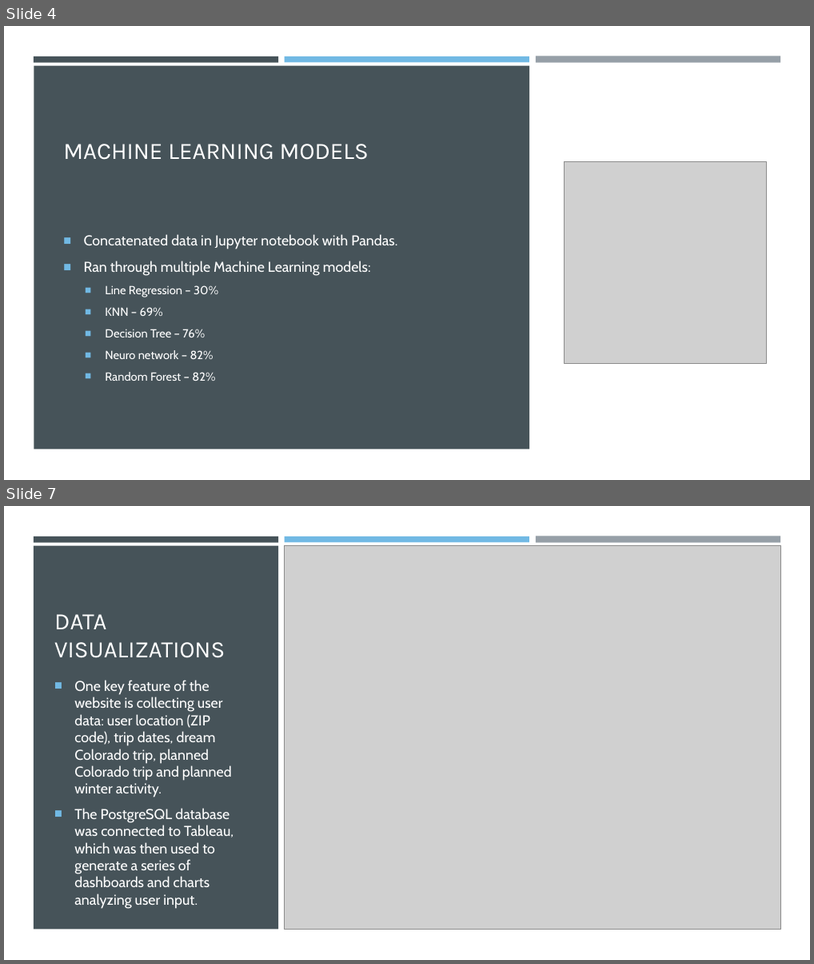
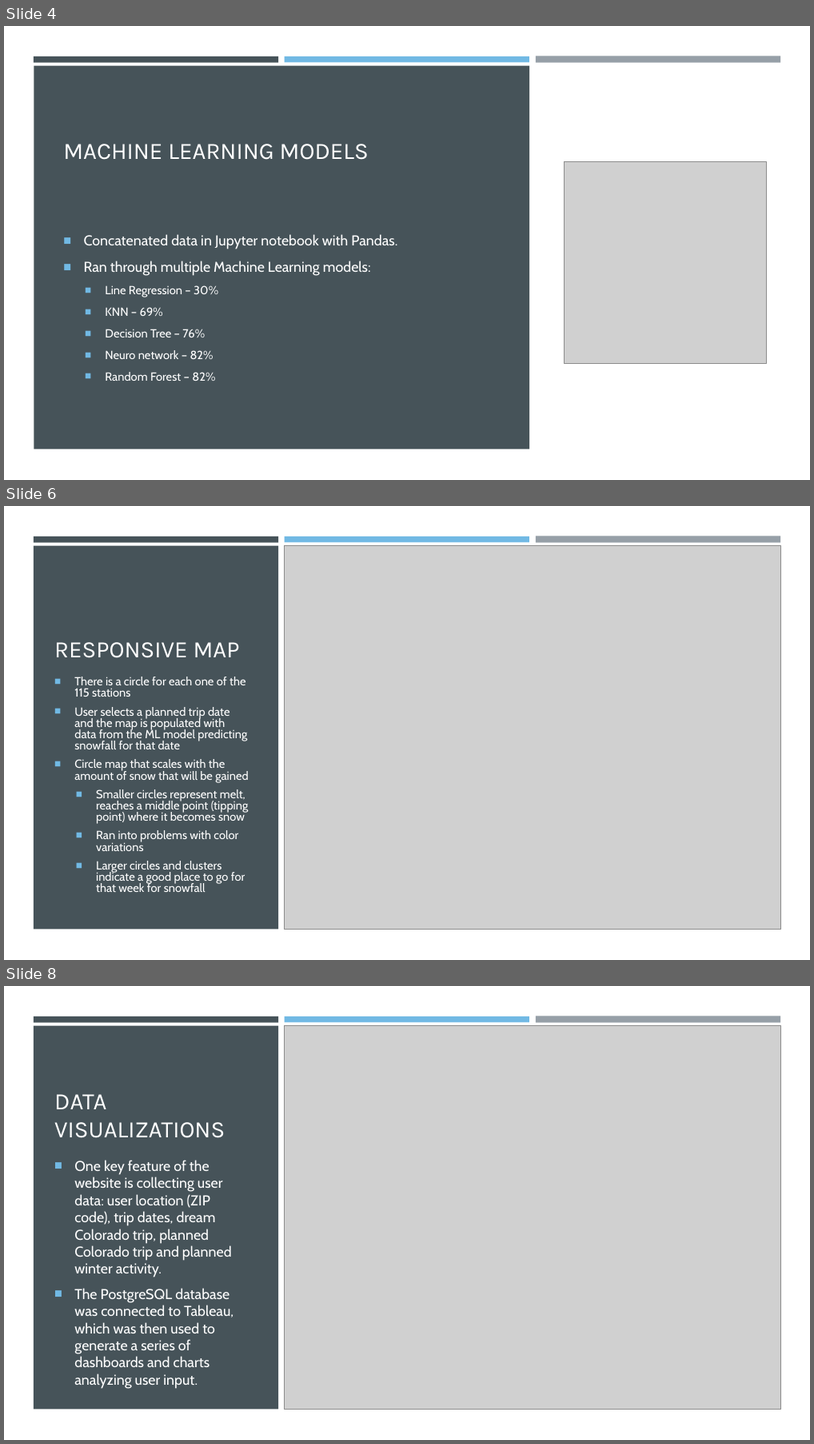
Before and after one commit to MtSopris/Snow_Predictor, a slide deck: POWDERHOUNDS.pptx. Shown one above the other, each under a label of ours: slides 4 and 7 before the commit, slides 4, 6 and 8 after it; the slides between them are not shown. The pictures are 814x964 and 814x1444 pixels, drawn with LibreOffice and Linux fonts; fonts in the diff are those of the drawing; grey boxes stand for pictures. Boxes give left, top, right and bottom in pixels: in the first picture for what was removed or moved away, otherwise in the second. Text is boxed around its words. In the diff, an @@ line names an element or a change of style, - is before the commit and + after.

```diff
--- a/POWDERHOUNDS.pptx
+++ b/POWDERHOUNDS.pptx
@@ slide 6 added at bbox=[4, 506, 810, 960], background #585753 @@
@@ rectangle added at bbox=[4, 506, 810, 960], fill #FFFFFF @@
@@ rectangle added at bbox=[34, 546, 278, 929], fill #465359 @@
@@ rectangle added at bbox=[34, 536, 278, 542], fill #465359 @@
@@ rectangle added at bbox=[285, 536, 530, 542], fill #71B9E4 @@
@@ picture added at bbox=[285, 546, 782, 929] @@
@@ rectangle added at bbox=[536, 536, 781, 543], fill #969FA7 @@
@@ title added at bbox=[54, 642, 240, 658], 28 pt, text #FFFFFF @@
+RESPONSIVE MAP
@@ text added at bbox=[74, 676, 249, 892], 14 pt, text #FFFFFF @@
+■ There is a circle for each one of the 115 stations
+■ User selects a planned trip date and the map is populated with data from the ML model predicting snowfall for that date
+■ Circle map that scales with the amount of snow that will be gained
+  ■ Smaller circles represent melt, reaches a middle point (tipping point) where it becomes snow
+  ■ Ran into problems with color variations
+  ■ Larger circles and clusters indicate a good place to go for that week for snowfall
@@ what was slide 7 is now slide 8 @@
```
Also in this commit, not shown: 4 slides changed, 1 other slide added, 1 slide removed.
